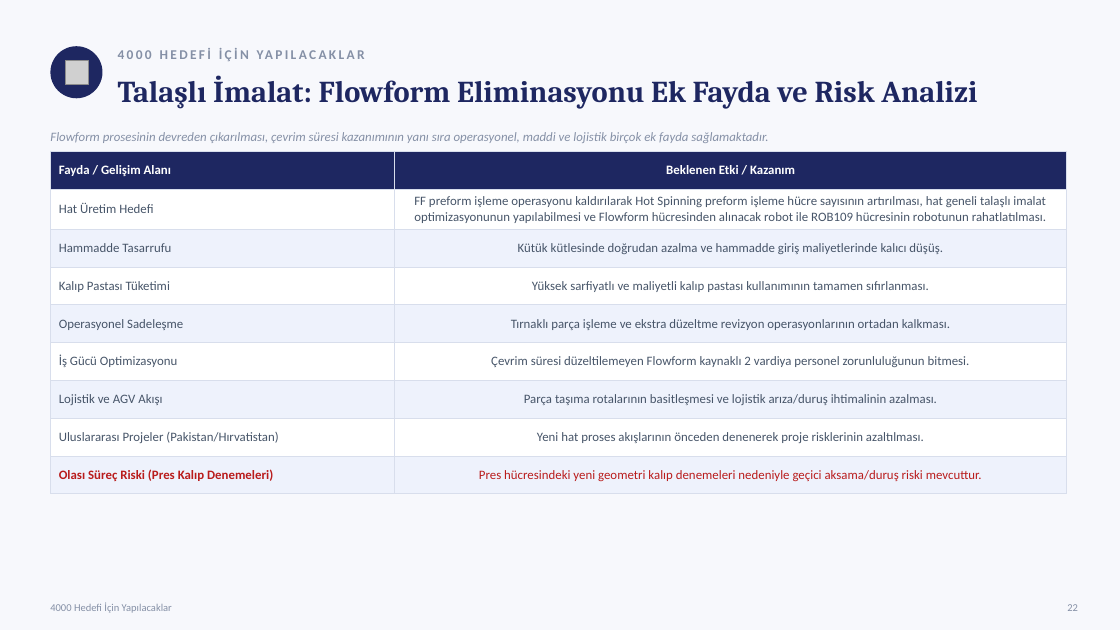
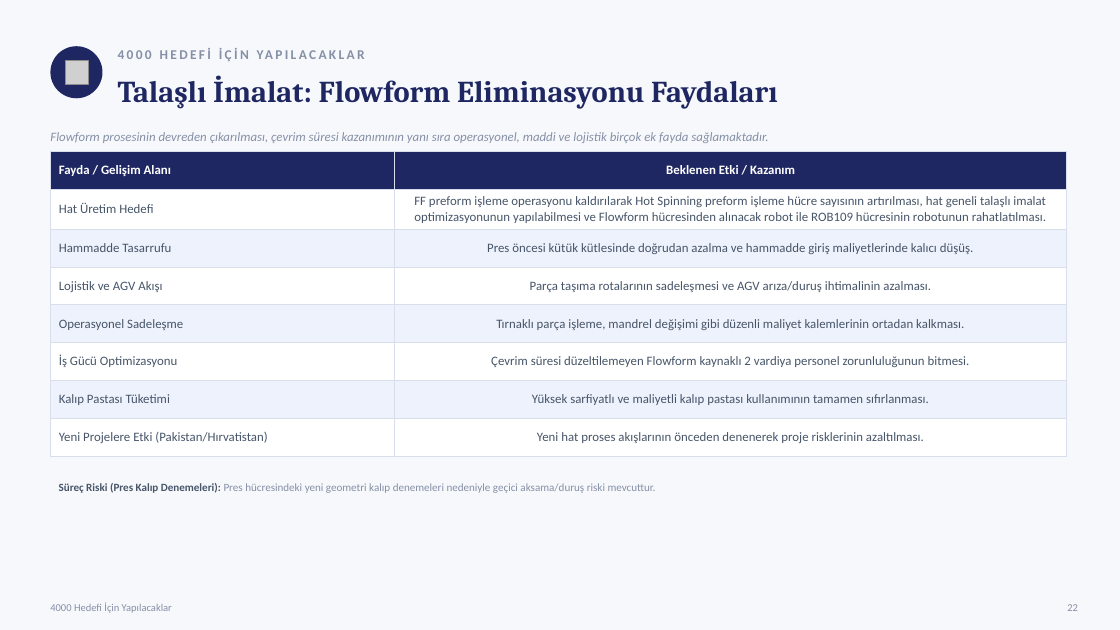
Before and after one commit to sgtdali/ManufUI, a slide deck: slide 23 of docs/sunumlar/Repkon-HF901-Ust-Yonetim-Sunumu-2026-07.pptx. Drawn at 1120x630 pixels with LibreOffice and Linux fonts; fonts in the diff are those of the drawing; grey boxes stand for pictures. Boxes give left, top, right and bottom in pixels: in the first picture for what was removed or moved away, otherwise in the second. Text is boxed around its words. In the diff, an @@ line names an element or a change of style, - is before the commit and + after.

```diff
--- a/docs/sunumlar/Repkon-HF901-Ust-Yonetim-Sunumu-2026-07.pptx
+++ b/docs/sunumlar/Repkon-HF901-Ust-Yonetim-Sunumu-2026-07.pptx
@@ text at (x1=118, y1=75, x2=778, y2=109): text changed @@
-Talaşlı İmalat: Flowform Eliminasyonu Ek Fayda ve Risk Analizi
+Talaşlı İmalat: Flowform Eliminasyonu Faydaları
@@ table at (x1=50, y1=151, x2=1067, y2=447) @@
-row 3: Hammadde Tasarrufu | Kütük kütlesinde doğrudan azalma ve hammadde giriş maliyetlerinde kalıcı düşüş.
+row 3: Hammadde Tasarrufu | Pres öncesi kütük kütlesinde doğrudan azalma ve hammadde giriş maliyetlerinde kalıcı düşüş.
+row 4: Lojistik ve AGV Akışı | Parça taşıma rotalarının sadeleşmesi ve AGV arıza/duruş ihtimalinin azalması.
+row 5: Operasyonel Sadeleşme | Tırnaklı parça işleme, mandrel değişimi gibi düzenli maliyet kalemlerinin ortadan kalkması.
+row 6: İş Gücü Optimizasyonu | Çevrim süresi düzeltilemeyen Flowform kaynaklı 2 vardiya personel zorunluluğunun bitmesi.
-row 5: Operasyonel Sadeleşme | Tırnaklı parça işleme ve ekstra düzeltme revizyon operasyonlarının ortadan kalkması.
-row 6: İş Gücü Optimizasyonu | Çevrim süresi düzeltilemeyen Flowform kaynaklı 2 vardiya personel zorunluluğunun bitmesi.
-row 7: Lojistik ve AGV Akışı | Parça taşıma rotalarının basitleşmesi ve lojistik arıza/duruş ihtimalinin azalması.
-row 8: Uluslararası Projeler (Pakistan/Hırvatistan) | Yeni hat proses akışlarının önceden denenerek proje risklerinin azaltılması.
-row 9: Olası Süreç Riski (Pres Kalıp Denemeleri) | Pres hücresindeki yeni geometri kalıp denemeleri nedeniyle geçici aksama/duruş riski mevcuttur.
+row 8: Yeni Projelere Etki (Pakistan/Hırvatistan) | Yeni hat proses akışlarının önceden denenerek proje risklerinin azaltılması.
@@ text added at (x1=59, y1=483, x2=656, y2=493), 9.5 pt, text #8590A6 @@
+Süreç Riski (Pres Kalıp Denemeleri): Pres hücresindeki yeni geometri kalıp denemeleri nedeniyle geçici aksama/duruş riski mevcuttur.
```
Also in this commit, not shown: 11 other slides changed, 3 slides added, 1 other file.
